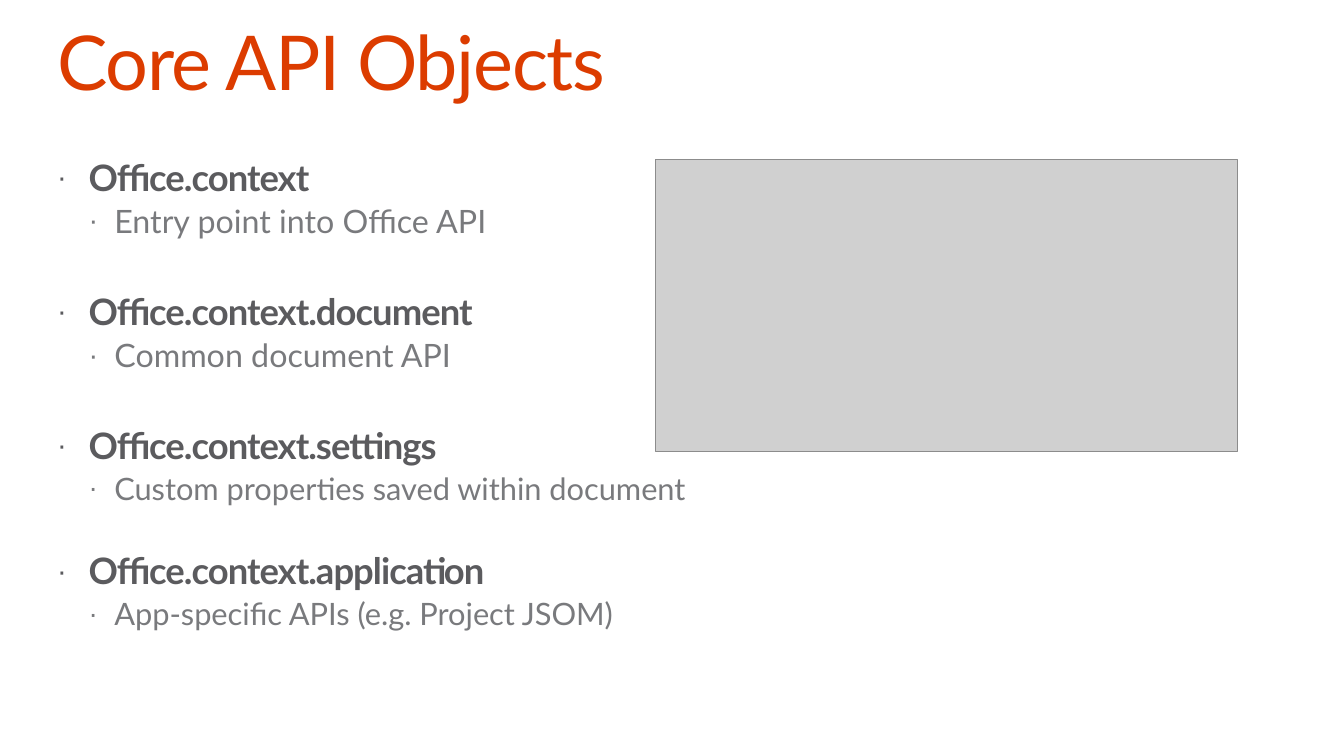
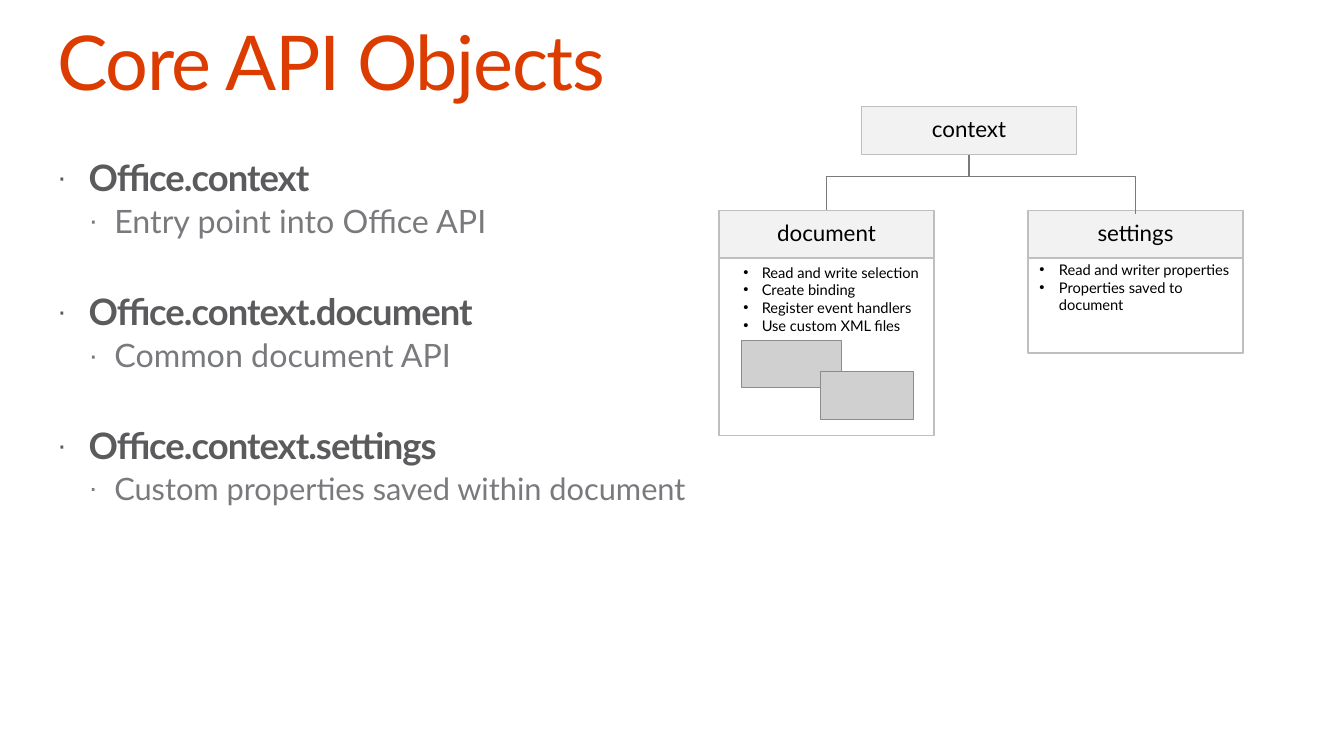
Before and after one commit to OfficeDev/TrainingContent, a slide deck: slide 19 of O3652-4 Deep Dive Apps for Office in Excel/O3652-4 Deep Dive into Apps for Office in Excel.pptx. Drawn at 1344x756 pixels with LibreOffice and Linux fonts; fonts in the diff are those of the drawing; grey boxes stand for pictures; background and template pictures are left out. Boxes give left, top, right and bottom in pixels: in the first picture for what was removed or moved away, otherwise in the second. Text is boxed around its words. In the diff, an @@ line names an element or a change of style, - is before the commit and + after.

```diff
--- a/O3652-4 Deep Dive Apps for Office in Excel/O3652-4 Deep Dive into Apps for Office in Excel.pptx
+++ b/O3652-4 Deep Dive Apps for Office in Excel/O3652-4 Deep Dive into Apps for Office in Excel.pptx
@@ rectangle added at [861, 107, 1076, 154], fill #F2F2F2, outline #BFBFBF 0.85 pt, 16 pt, text #000000 @@
+context
@@ picture removed at [655, 160, 1238, 452] @@
@@ elbow line added from (827, 211) to (969, 177), #797A7D 0.75 pt @@
@@ elbow line added from (969, 155) to (1135, 214), #797A7D 0.75 pt @@
@@ rectangle added at [719, 211, 934, 258], fill #F2F2F2, outline #BFBFBF 0.85 pt, 16 pt, text #000000 @@
+document
@@ rectangle added at [1028, 211, 1243, 258], fill #F2F2F2, outline #BFBFBF 0.85 pt, 16 pt, text #000000 @@
+settings
@@ rectangle added at [719, 258, 934, 436], fill #FFFFFF, outline #BFBFBF 0.85 pt, 10.5 pt, text #000000 @@
+• Read and write selection
+• Create binding
+• Register event handlers
+• Use custom XML files
@@ rectangle added at [1028, 256, 1243, 354], fill #FFFFFF, outline #BFBFBF 0.85 pt, 10.5 pt, text #000000 @@
+• Read and writer properties
+• Properties saved to document
@@ picture added at [741, 340, 841, 387] @@
@@ picture added at [820, 372, 913, 419] @@
@@ text at [89, 557, 613, 631]: paragraphs removed @@
-· Office.context.application
-  · App-specific APIs (e.g. Project JSOM)
```
Also in this commit, not shown: 4 other slides changed, 4 other files.
